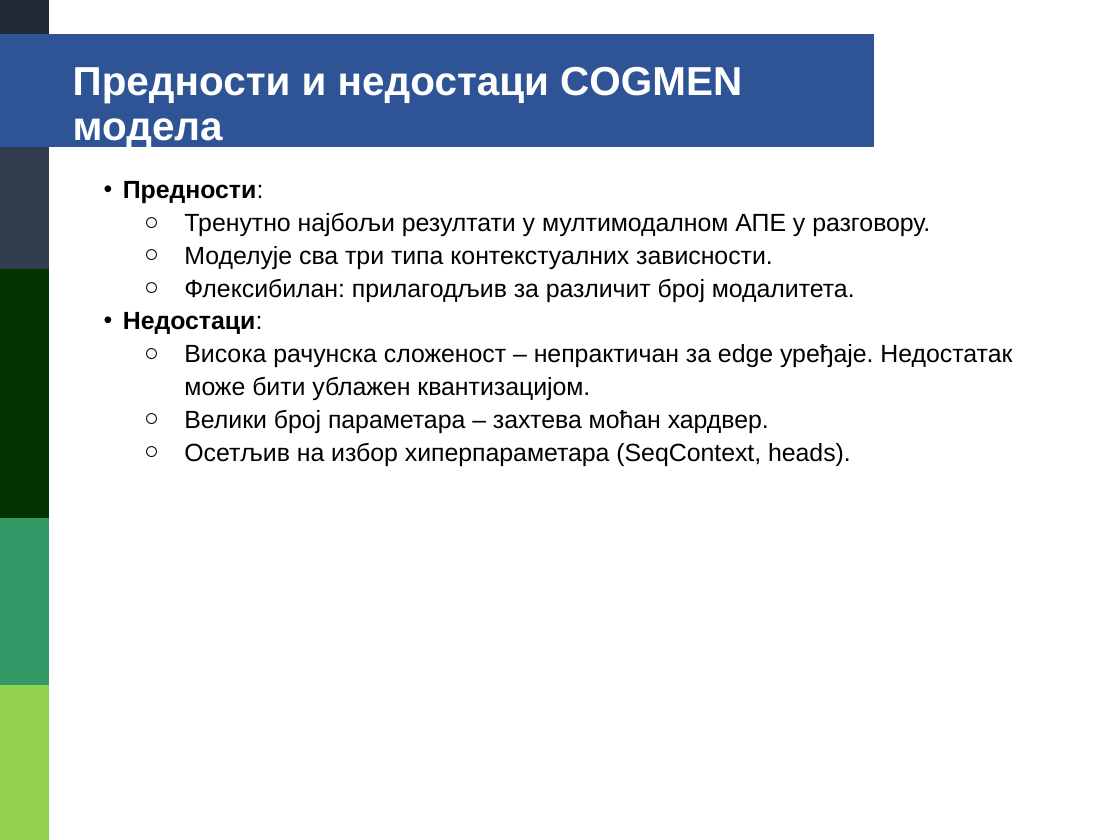
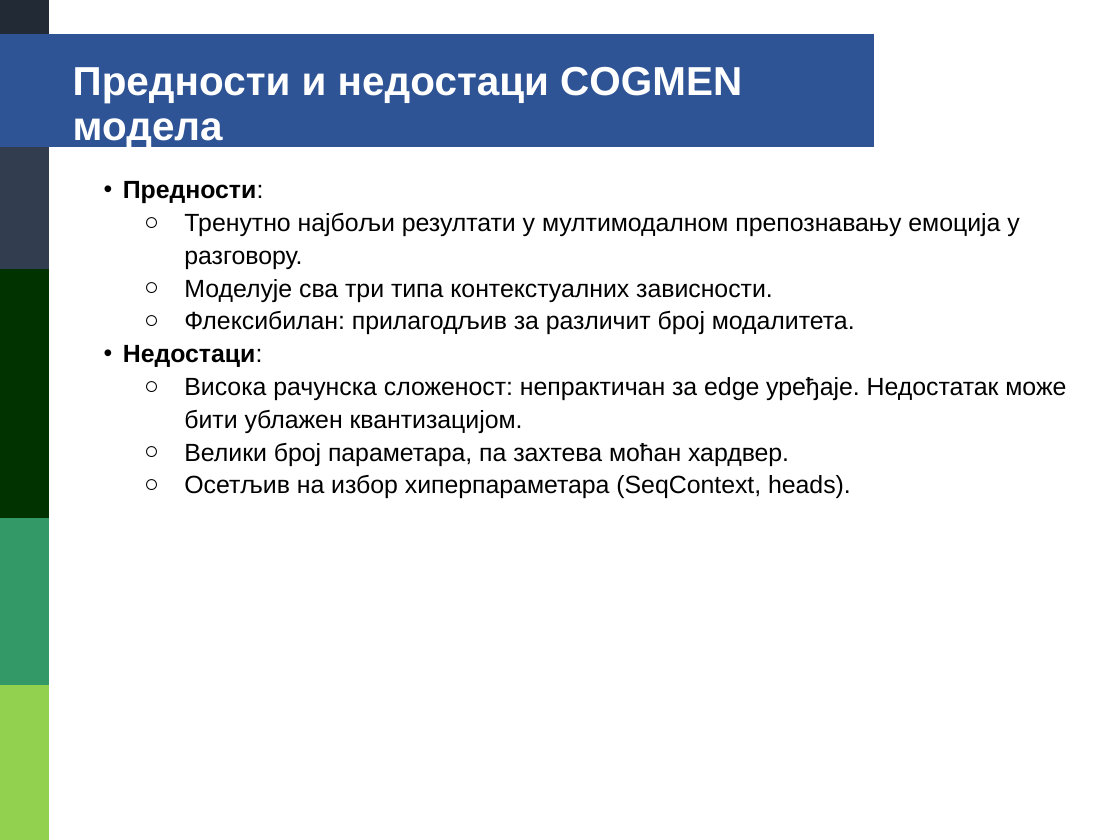
Before and after one commit to danilo-milosevic/ml-audio, a slide deck: slide 76 of drugi_deo/prezentacija/DaniloMilosevic1732.pptx. Drawn at 1120x840 pixels with LibreOffice and Linux fonts; fonts in the diff are those of the drawing. Boxes give left, top, right and bottom in pixels: in the first picture for what was removed or moved away, otherwise in the second. Text is boxed around its words. In the diff, an @@ line names an element or a change of style, - is before the commit and + after.

```diff
--- a/drugi_deo/prezentacija/DaniloMilosevic1732.pptx
+++ b/drugi_deo/prezentacija/DaniloMilosevic1732.pptx
@@ text at (184,213,1019,269): text changed @@
-  ○ Тренутно најбољи резултати у мултимодалном АПЕ у разговору.
+  ○ Тренутно најбољи резултати у мултимодалном препознавању емоција у разговору.
@@ text at (184,377,1066,466): text changed @@
-  ○ Висока рачунска сложеност – непрактичан за edge уређаје. Недостатак може бити ублажен квантизацијом.
-  ○ Велики број параметара – захтева моћан хардвер.
+  ○ Висока рачунска сложеност: непрактичан за edge уређаје. Недостатак може бити ублажен квантизацијом.
+  ○ Велики број параметара, па захтева моћан хардвер.
```
Also in this commit, not shown: 2 other slides changed.
